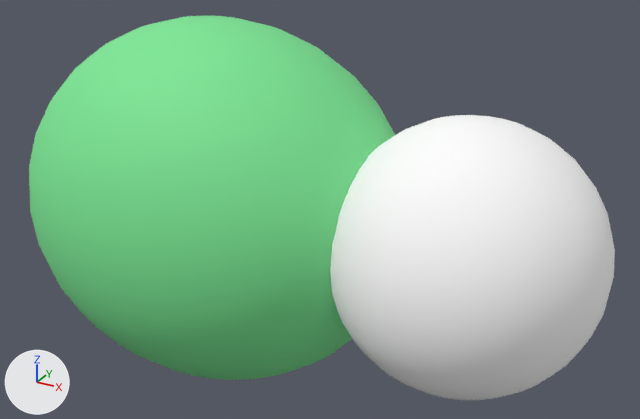
What one commit did to the glTF model assets/enemies/generated_glb/adhesion_bug_animated_00.glb.
Rendered twice from a 50 mm lens placed at (2.71, -3.75, 2.25), pointed at (0.61, 0.07, 0.34). The axes (+X, +Y, +Z) are drawn at lower left. The lights are the same throughout. The picture after the commit comes second. Vertices at exactly the same position are counted once.
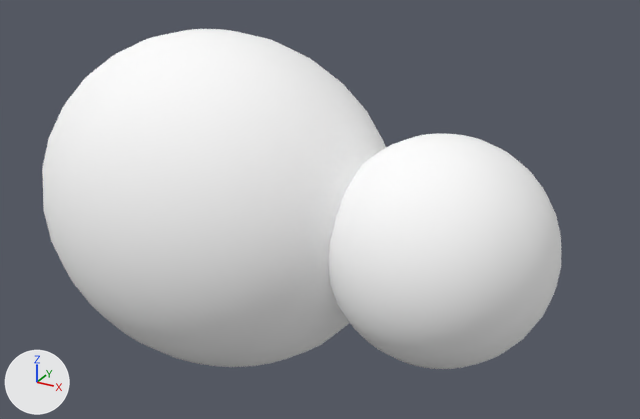
Changed parts and their boxes [x1, y1, x2, y2] in the pictures (640 x 419 px; the box of a moved part takes in the faces that stretch with it):
'Sphere', recoloured, reshaped (11% narrower, 11% shorter)
    before: [29, 16, 615, 400]
    after: [42, 29, 561, 369]
part 1 of me_sphere, moved or reshaped
    before: [29, 16, 395, 380]
    after: [42, 29, 386, 367]
part 2 of me_sphere, moved or reshaped
    before: [332, 115, 604, 376]
    after: [330, 134, 561, 285]

Patch to the scene script:
```diff
--- a/assets/enemies/generated_glb/adhesion_bug_animated_00.glb.py
+++ b/assets/enemies/generated_glb/adhesion_bug_animated_00.glb.py
@@ mat_toxic_green @@
 mat_toxic_green = principled_material('toxic_green')
-mat_toxic_green.base_color = (0.2, 0.8, 0.3)  # green #7ce795
+mat_toxic_green.base_color = (1.0, 1.0, 1.0)  # white #ffffff
 mat_toxic_green.roughness = 0.7
@@ me_sphere @@
 # used by ob_sphere; location = (0.0, 0.0, 0.0)
-me_sphere.from_pydata(...)  # 2000 vertices, 3960 faces; spans x -1.12..2.16, y -0.9..0.9, z -0.71..1.31
+me_sphere.from_pydata(...)  # 2000 vertices, 3960 faces; spans x -1.05..1.91, y -0.84..0.84, z -0.64..1.24
+# me_sphere part 1: the loose piece of 482 vertices spanning x -1.12..1.12, y -0.9..0.9, z -0.71..1.31 is scaled about its middle by 0.931
+# me_sphere part 2: 1470 of 2000 vertices moved; they spanned x 0.27..2.16, y -0.69..0.69, z -0.39..0.99 and now span x -0.28..1.91, y -0.58..0.58, z -0.31..0.88; mean shift (-0.19, 0.0, 0.0); largest move (1.58, 0.56, 0.68) -> (-0.21, -0.23, -0.31)
+# other edits to the shape of me_sphere do not show in these pictures
 me_sphere.materials.append(mat_toxic_green)
```
